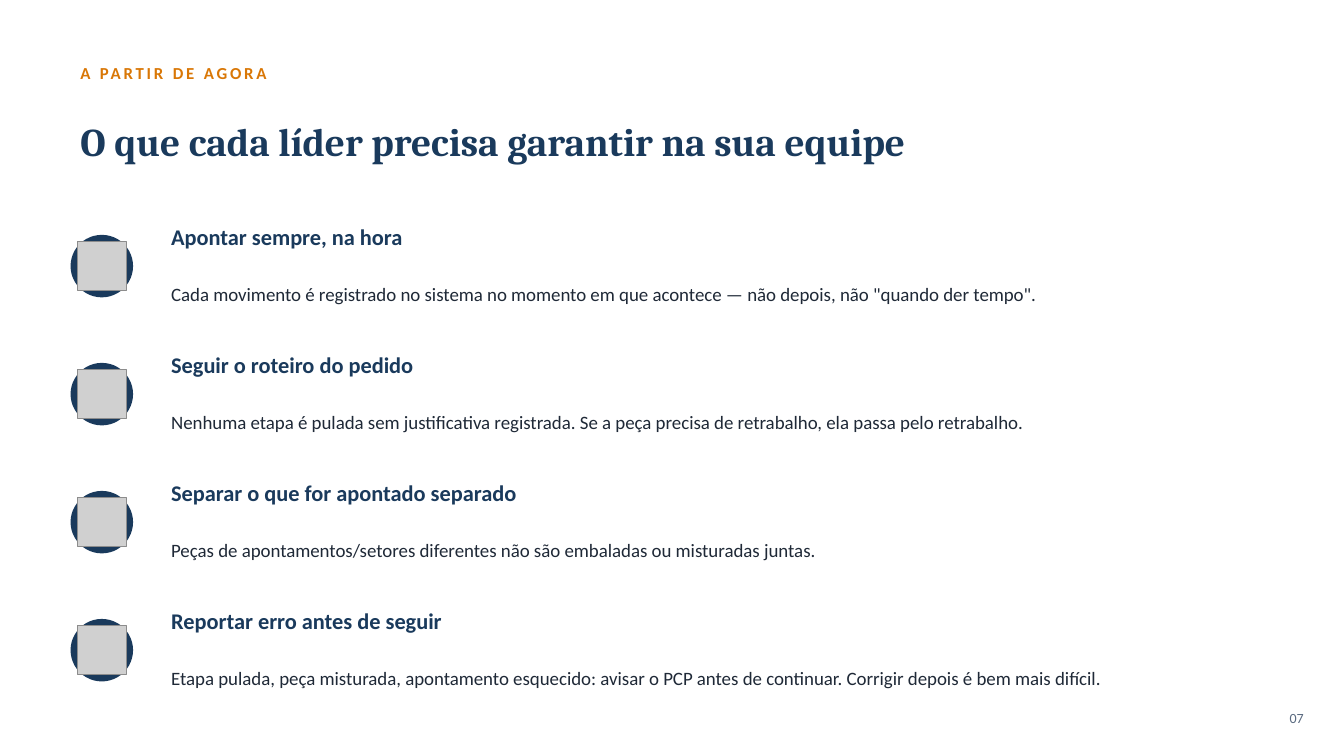
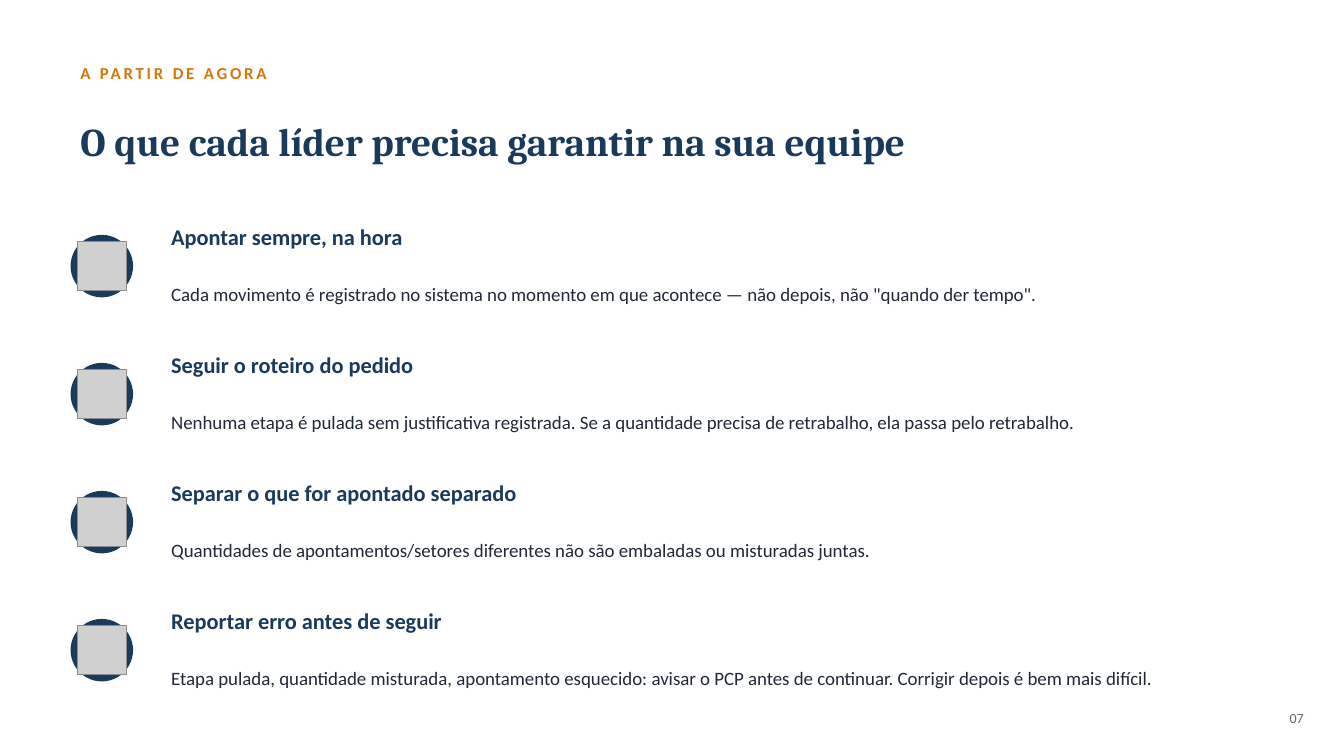
Before and after one commit to Guifarias2002/pcp-acosvital, a slide deck: slide 7 of docs/Apresentacao_Apontamentos_Lideres_2026-07.pptx. Drawn at 1344x756 pixels with LibreOffice and Linux fonts; fonts in the diff are those of the drawing; grey boxes stand for pictures. Boxes give left, top, right and bottom in pixels: in the first picture for what was removed or moved away, otherwise in the second. Text is boxed around its words. In the diff, an @@ line names an element or a change of style, - is before the commit and + after.

Commit message:
docs: troca 'peca(s)' por 'quantidade(s)' no slide 7 da apresentacao

```diff
--- a/docs/Apresentacao_Apontamentos_Lideres_2026-07.pptx
+++ b/docs/Apresentacao_Apontamentos_Lideres_2026-07.pptx
@@ text at [171,416,1074,433]: text changed @@
-Nenhuma etapa é pulada sem justificativa registrada. Se a peça precisa de retrabalho, ela passa pelo retrabalho.
+Nenhuma etapa é pulada sem justificativa registrada. Se a quantidade precisa de retrabalho, ela passa pelo retrabalho.
@@ text at [171,544,869,561]: text changed @@
-Peças de apontamentos/setores diferentes não são embaladas ou misturadas juntas.
+Quantidades de apontamentos/setores diferentes não são embaladas ou misturadas juntas.
@@ text at [171,672,1152,689]: text changed @@
-Etapa pulada, peça misturada, apontamento esquecido: avisar o PCP antes de continuar. Corrigir depois é bem mais difícil.
+Etapa pulada, quantidade misturada, apontamento esquecido: avisar o PCP antes de continuar. Corrigir depois é bem mais difícil.
```
Also in this commit, not shown: 1 other file.
